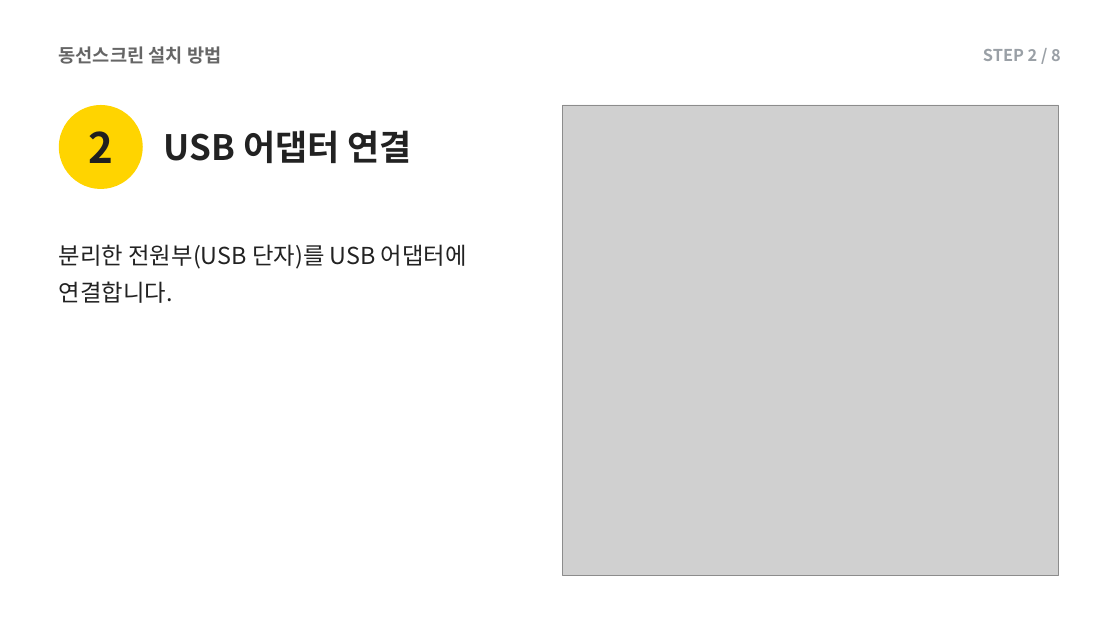
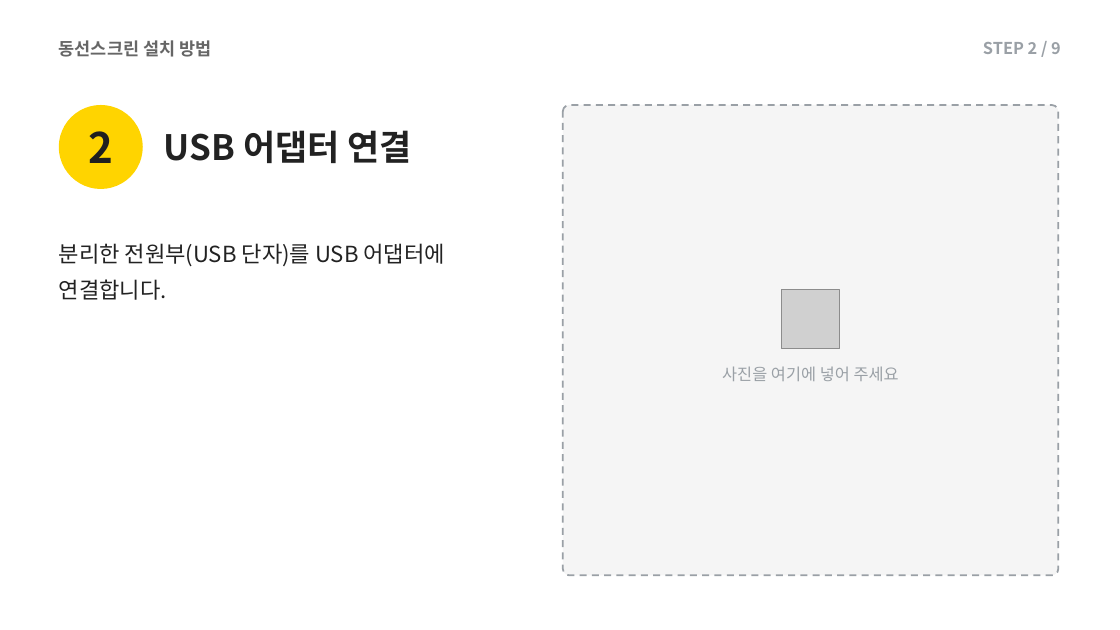
Before and after one commit to alsdn2947/ars, a slide deck: slide 5 of 이마트_AI카메라_설치매뉴얼.pptx. Drawn at 1120x630 pixels with LibreOffice and Linux fonts; fonts in the diff are those of the drawing; grey boxes stand for pictures. Boxes give left, top, right and bottom in pixels: in the first picture for what was removed or moved away, otherwise in the second. Text is boxed around its words. In the diff, an @@ line names an element or a change of style, - is before the commit and + after.

```diff
--- a/이마트_AI카메라_설치매뉴얼.pptx
+++ b/이마트_AI카메라_설치매뉴얼.pptx
@@ text "동선스크린 설치 방법" at box(59, 40, 211, 57): size 16 to 15 pt @@
@@ text at box(983, 42, 1061, 54): text changed @@
-STEP 2 / 8
+STEP 2 / 9
@@ picture removed at box(563, 105, 1059, 576) @@
@@ rounded rectangle added at box(563, 105, 1059, 576), fill #F5F5F5, outline #9AA0A6 1.5 pt dashed @@
@@ text "분리한 전원부(USB 단자)를 USB 어댑터에 ..." at box(59, 243, 445, 300): size 20 to 19 pt @@
@@ picture added at box(781, 290, 840, 349) @@
@@ text added at box(722, 366, 899, 381), 14 pt, text #9AA0A6 @@
+사진을 여기에 넣어 주세요
```
Also in this commit, not shown: 17 other slides changed, 5 slides added, 1 slide removed.
